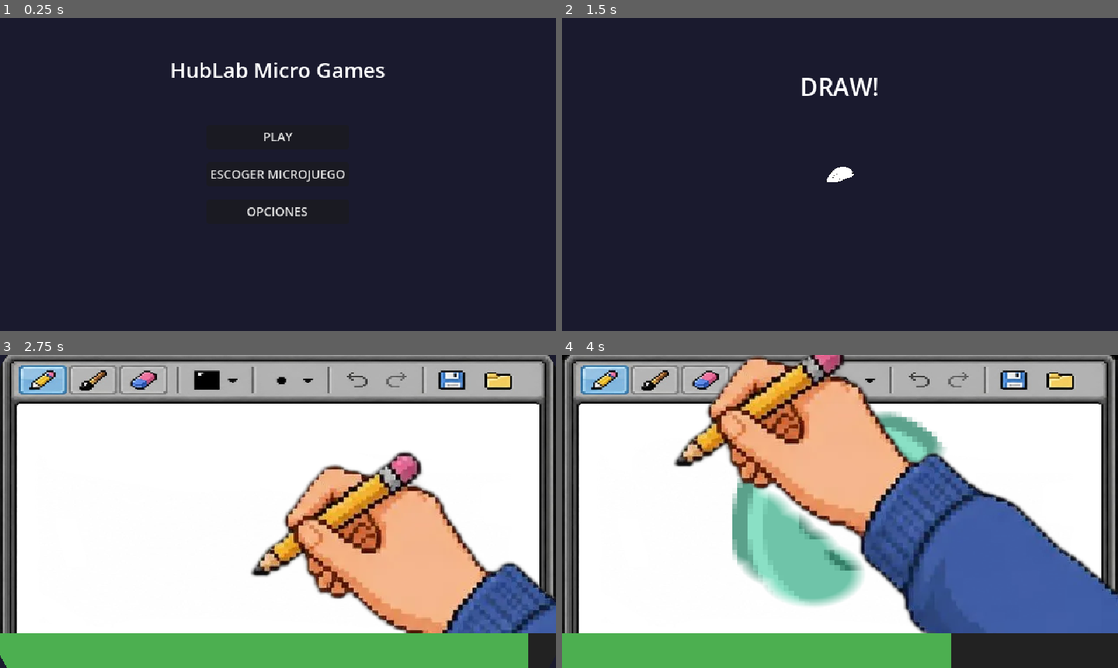
Above: before the commit, frames 1-4 (two rows, left to right).
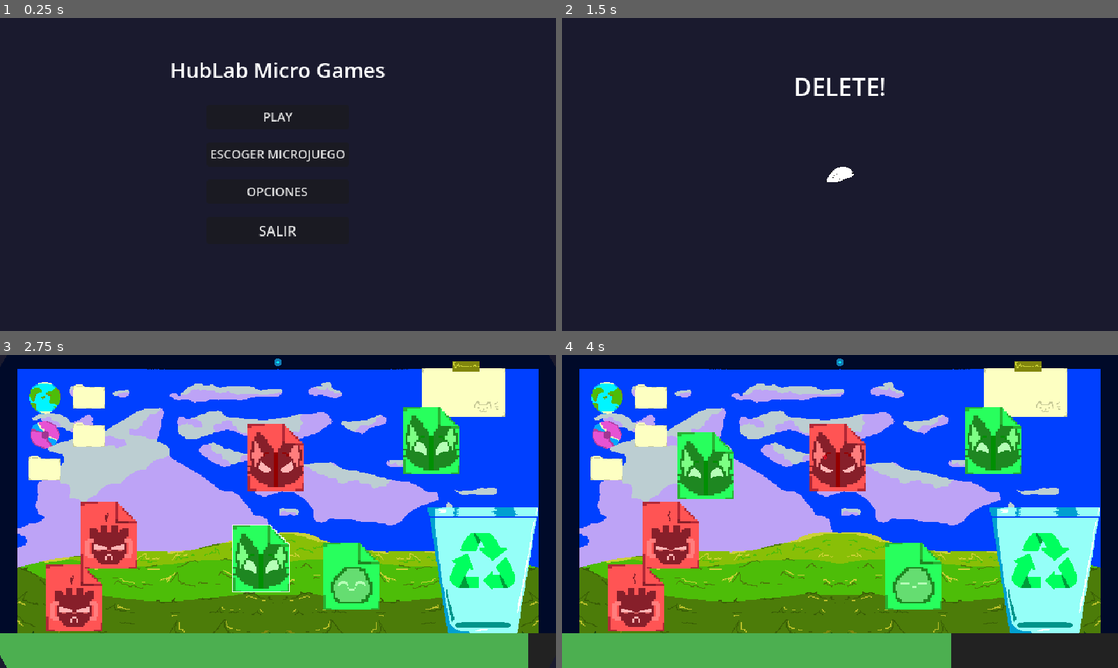
Above: after the commit, the same moments.

Repository: Vigoreum/prototype
Game: Godot game, scene res://menus/main_menu.tscn
Two runs of this game, one before a commit and one after it. Both use one fixed random seed, a clock stepped at 60 frames per second and the inputs below.
Inputs (mouse positions are in pixels of both pictures, inside the frame that each line leads up to):
- Up to frame 1 (0.25 s): no input
- Up to frame 2 (1.5 s): click "PLAY" at 0.5 s; tap Enter at 1.25 s; move the mouse to (962, 158) at 1.27 s; tap Backspace at 1.35 s; click (962, 158) at 1.42 s
- Up to frame 3 (2.75 s): tap Space (space_bar) at 2 s; drag from (166, 527) to (250, 574) at 2.02 s
- Up to frame 4 (4 s): move the mouse to (895, 442) at 2.77 s; tap Backspace at 2.85 s; click (895, 442) at 2.92 s; drag from (812, 574) to (673, 464) at 3.52 s

The runs differ from the first frame. In frame 1, 1.3% of the frame differs, in the area x 38-62%, y 30-70%; in frame 2, 0.6%; in frame 3, 88%; in frame 4, 88%, in the area x 0-100%, y 0-89%.

Commit message:
add CORRECT PASSWORD! microgame
- New microgame: type the 4-char password shown on a post-it before time runs out
- Direct keyboard capture (no LineEdit) so input never loses focus
- Password uses A-Z and 0-9 only, excludes Ñ and special chars
- All input forced to uppercase, case-insensitive matching
- Camera shake + clear on wrong input, retry until timeout
- Register microgame in GameManager play queue
- Placeholder visuals (monitor, post-it, input box)

Diff:
--- a/core/audio_manager.gd
+++ b/core/audio_manager.gd
@@ -1,9 +1,9 @@
 extends Node
 
 # Sonidos UI
-const HOVER_SOUND: AudioStream = preload("res://assets/audio/ui/hover.wav")
-const CLICK_POSITIVE_SOUND: AudioStream = preload("res://assets/audio/ui/click_positive.mp3")
-const CLICK_BACK_SOUND: AudioStream = preload("res://assets/audio/ui/click_back.wav")
+const HOVER_SOUND: AudioStream = preload("res://assets/audio/UI/hover.wav")
+const CLICK_POSITIVE_SOUND: AudioStream = preload("res://assets/audio/UI/click_positive.mp3")
+const CLICK_BACK_SOUND: AudioStream = preload("res://assets/audio/UI/click_back.wav")
 const CLICK_NEUTRAL_SOUND: AudioStream = preload("res://assets/audio/UI/click_neutral.wav")
 
 var ui_player: AudioStreamPlayer = null
--- a/core/game_manager.gd
+++ b/core/game_manager.gd
@@ -13,7 +13,8 @@
 	"res://microgames/usb/usb_data.tres",
 	"res://microgames/delete/delete_data.tres",
 	"res://microgames/draw/draw_data.tres",
-	"res://microgames/wake_up/wake_up_data.tres"
+	"res://microgames/wake_up/wake_up_data.tres",
+	"res://microgames/correct_password/correct_password_data.tres"
 ]
 
 const MAIN_MENU_SCENE: String = "res://menus/main_menu.tscn"
--- a/menus/main_menu.gd
+++ b/menus/main_menu.gd
@@ -3,19 +3,44 @@
 @onready var play_button: Button = $ButtonsContainer/PlayButton
 @onready var select_button: Button = $ButtonsContainer/SelectButton
 @onready var options_button: Button = $ButtonsContainer/OptionsButton
+@onready var exit_button: Button = $ButtonsContainer/ExitButton
+
+@onready var exit_confirm_panel: Control = $ExitConfirmPanel
+@onready var yes_button: Button = $ExitConfirmPanel/YesButton
+@onready var no_button: Button = $ExitConfirmPanel/NoButton
 
 func _ready() -> void:
 	AudioManager.register_button_positive(play_button)
 	AudioManager.register_button_neutral(select_button)
 	AudioManager.register_button_neutral(options_button)
+	AudioManager.register_button_back(exit_button)
+
+	# Botones del panel de confirmación
+	AudioManager.register_button_back(yes_button)
+	AudioManager.register_button_neutral(no_button)
+
+	# El panel arranca oculto
+	exit_confirm_panel.visible = false
 
 func _on_play_pressed() -> void:
 	GameManager.start_play_mode()
 
-
 func _on_select_pressed() -> void:
 	get_tree().change_scene_to_file("res://menus/microgame_select.tscn")
 
-
 func _on_options_pressed() -> void:
 	OptionsMenu.show_menu()
+
+func _on_exit_pressed() -> void:
+	exit_confirm_panel.visible = true
+
+func _on_yes_pressed() -> void:
+	get_tree().quit()
+
+func _on_no_pressed() -> void:
+	exit_confirm_panel.visible = false
+
+func _unhandled_input(event: InputEvent) -> void:
+	if exit_confirm_panel.visible and event.is_action_pressed("ui_cancel"):
+		exit_confirm_panel.visible = false
+		get_viewport().set_input_as_handled()
--- a/menus/main_menu.tscn
+++ b/menus/main_menu.tscn
@@ -42,10 +42,10 @@
 anchor_top = 0.5
 anchor_right = 0.5
 anchor_bottom = 0.5
-offset_left = -20.0
-offset_top = -20.0
-offset_right = 20.0
-offset_bottom = 20.0
+offset_left = -82.0
+offset_top = -80.0
+offset_right = 82.0
+offset_bottom = 80.0
 grow_horizontal = 2
 grow_vertical = 2
 theme_override_constants/separation = 15
@@ -65,6 +65,70 @@
 theme_override_font_sizes/font_size = 14
 text = "OPCIONES"
 
+[node name="ExitButton" type="Button" parent="ButtonsContainer" unique_id=1872442369]
+layout_mode = 2
+text = "SALIR"
+
+[node name="ExitConfirmPanel" type="Control" parent="." unique_id=2045423072]
+visible = false
+layout_mode = 1
+anchors_preset = 8
+anchor_left = 0.5
+anchor_top = 0.5
+anchor_right = 0.5
+anchor_bottom = 0.5
+offset_left = -150.0
+offset_top = -94.0
+offset_right = 150.0
+offset_bottom = 94.0
+grow_horizontal = 2
+grow_vertical = 2
+
+[node name="DimBackground" type="ColorRect" parent="ExitConfirmPanel" unique_id=604611430]
+layout_mode = 1
+anchors_preset = 15
+anchor_right = 1.0
+anchor_bottom = 1.0
+grow_horizontal = 2
+grow_vertical = 2
+color = Color(0, 0, 0, 1)
+
+[node name="Panel" type="PanelContainer" parent="ExitConfirmPanel" unique_id=1276918116]
+layout_mode = 1
+anchors_preset = 15
+anchor_right = 1.0
+anchor_bottom = 1.0
+grow_horizontal = 2
+grow_vertical = 2
+
+[node name="ConfirmLabel" type="Label" parent="ExitConfirmPanel" unique_id=2012073883]
+layout_mode = 1
+anchors_preset = 10
+anchor_right = 1.0
+offset_bottom = 23.0
+grow_horizontal = 2
+text = "¿Seguro que quieres salir?"
+horizontal_alignment = 1
+
+[node name="YesButton" type="Button" parent="ExitConfirmPanel" unique_id=1308131536]
+layout_mode = 0
+offset_left = 50.0
+offset_top = 77.0
+offset_right = 72.0
+offset_bottom = 108.0
+text = "SÍ"
+
+[node name="NoButton" type="Button" parent="ExitConfirmPanel" unique_id=844125770]
+layout_mode = 0
+offset_left = 204.0
+offset_top = 77.0
+offset_right = 238.0
+offset_bottom = 108.0
+text = "NO"
+
 [connection signal="pressed" from="ButtonsContainer/PlayButton" to="." method="_on_play_pressed"]
 [connection signal="pressed" from="ButtonsContainer/SelectButton" to="." method="_on_select_pressed"]
 [connection signal="pressed" from="ButtonsContainer/OptionsButton" to="." method="_on_options_pressed"]
+[connection signal="pressed" from="ButtonsContainer/ExitButton" to="." method="_on_exit_pressed"]
+[connection signal="pressed" from="ExitConfirmPanel/YesButton" to="." method="_on_yes_pressed"]
+[connection signal="pressed" from="ExitConfirmPanel/NoButton" to="." method="_on_no_pressed"]
--- /dev/null
+++ b/microgames/correct_password/correct_password.gd
@@ -0,0 +1,135 @@
+extends Node2D
+
+const PASSWORD_LENGTH: int = 4
+const WRONG_DELAY: float = 0.4
+const SHAKE_DURATION: float = 0.3
+const SHAKE_INTENSITY: float = 10.0
+# Caracteres válidos: A-Z (sin Ñ) + 0-9
+const VALID_CHARS: String = "ABCDEFGHIJKLMNOPQRSTUVWXYZ0123456789"
+
+@onready var password_label: Label = $PostIt/PasswordLabel
+@onready var typed_label: Label = $InputArea/TypedLabel
+@onready var input_area: Control = $InputArea
+
+var target_password: String = ""
+var typed_text: String = ""
+var has_finished: bool = false
+var is_locked: bool = false  # bloquea input durante el delay de error
+
+var timer_bar: Control = null
+
+const TimerBarScene: PackedScene = preload("res://menus/timer_bar.tscn")
+
+func _ready() -> void:
+	randomize()
+	_generate_password()
+	_update_typed_display()
+	if GameManager.is_in_play_mode:
+		_setup_timer_bar()
+
+func _generate_password() -> void:
+	target_password = ""
+	for i in PASSWORD_LENGTH:
+		var idx: int = randi() % VALID_CHARS.length()
+		target_password += VALID_CHARS[idx]
+	password_label.text = target_password
+
+func _setup_timer_bar() -> void:
+	timer_bar = TimerBarScene.instantiate()
+	var canvas: CanvasLayer = CanvasLayer.new()
+	add_child(canvas)
+	canvas.add_child(timer_bar)
+	timer_bar.time_up.connect(_on_time_up)
+	timer_bar.start(GameManager.get_microgame_duration())
+
+func _on_time_up() -> void:
+	if has_finished:
+		return
+	has_finished = true
+	GameManager.notify_microgame_timed_out()
+
+func _unhandled_input(event: InputEvent) -> void:
+	if has_finished or is_locked:
+		return
+
+	# Pausa con ESC
+	if event.is_action_pressed("ui_cancel"):
+		GameManager.try_open_pause_menu()
+		return
+
+	if event is InputEventKey and event.pressed and not event.echo:
+		_handle_key(event)
+
+func _handle_key(event: InputEventKey) -> void:
+	# Borrar con backspace
+	if event.keycode == KEY_BACKSPACE:
+		if typed_text.length() > 0:
+			typed_text = typed_text.substr(0, typed_text.length() - 1)
+			_update_typed_display()
+		return
+
+	# Solo aceptar si no llegamos al largo máximo
+	if typed_text.length() >= PASSWORD_LENGTH:
+		return
+
+	# Obtener el carácter tipeado como unicode
+	var unicode: int = event.unicode
+	if unicode == 0:
+		return
+
+	var character: String = char(unicode).to_upper()
+
+	# Validar que sea un carácter permitido
+	if not VALID_CHARS.contains(character):
+		return
+
+	typed_text += character
+	_update_typed_display()
+
+	# Si completó los 4, chequear
+	if typed_text.length() == PASSWORD_LENGTH:
+		_check_password()
+
+func _update_typed_display() -> void:
+	# Muestra lo tecleado, con guiones bajos para los espacios restantes
+	var display: String = typed_text
+	for i in range(typed_text.length(), PASSWORD_LENGTH):
+		display += "_"
+	typed_label.text = display
+
+func _check_password() -> void:
+	if typed_text == target_password:
+		_on_win()
+	else:
+		_on_wrong()
+
+func _on_wrong() -> void:
+	is_locked = true
+	_shake_camera()
+	# Delay antes de limpiar y dejar reintentar
+	await get_tree().create_timer(WRONG_DELAY).timeout
+	if has_finished:
+		return
+	typed_text = ""
+	_update_typed_display()
+	is_locked = false
+
+func _shake_camera() -> void:
+	# Shake del contenedor de input (placeholder; después será la cámara/pantalla)
+	var original_pos: Vector2 = input_area.position
+	var tween: Tween = create_tween()
+	for i in 6:
+		var offset: Vector2 = Vector2(
+			randf_range(-SHAKE_INTENSITY, SHAKE_INTENSITY),
+			randf_range(-SHAKE_INTENSITY, SHAKE_INTENSITY)
+		)
+		tween.tween_property(input_area, "position", original_pos + offset, SHAKE_DURATION / 6.0)
+	tween.tween_property(input_area, "position", original_pos, 0.05)
+
+func _on_win() -> void:
+	if has_finished:
+		return
+	has_finished = true
+	if timer_bar != null:
+		timer_bar.stop()
+	GameManager.notify_microgame_won()
--- /dev/null
+++ b/microgames/correct_password/correct_password.tscn
@@ -0,0 +1,59 @@
+[gd_scene format=3 uid="uid://bf2g46fo25arh"]
+
+[ext_resource type="Script" uid="uid://dixqe5fg12ebf" path="res://microgames/correct_password/correct_password.gd" id="1_g11v0"]
+
+[node name="Node2D" type="Node2D" unique_id=133868039]
+script = ExtResource("1_g11v0")
+
+[node name="Background" type="ColorRect" parent="." unique_id=1318483578]
+offset_right = 640.0
+offset_bottom = 360.0
+size_flags_horizontal = 0
+color = Color(0.6872149, 0.68721503, 0.6872149, 1)
+
+[node name="PostIt" type="ColorRect" parent="." unique_id=40279381]
+offset_left = 396.0
+offset_top = 24.0
+offset_right = 501.0
+offset_bottom = 129.0
+color = Color(0.7426591, 0.7324335, 0, 1)
+
+[node name="PasswordLabel" type="Label" parent="PostIt" unique_id=90062974]
+layout_mode = 1
+anchors_preset = 14
+anchor_top = 0.5
+anchor_right = 1.0
+anchor_bottom = 0.5
+offset_top = -11.5
+offset_bottom = 11.5
+grow_horizontal = 2
+grow_vertical = 2
+horizontal_alignment = 1
+vertical_alignment = 1
+
+[node name="InputArea" type="Control" parent="." unique_id=1190084670]
+layout_mode = 3
+anchors_preset = 0
+offset_left = 169.0
+offset_top = 165.0
+offset_right = 423.0
+offset_bottom = 206.0
+
+[node name="InputBox" type="ColorRect" parent="InputArea" unique_id=684062799]
+layout_mode = 1
+anchors_preset = 15
+anchor_right = 1.0
+anchor_bottom = 1.0
+grow_horizontal = 2
+grow_vertical = 2
+
+[node name="TypedLabel" type="Label" parent="InputArea" unique_id=993062817]
+layout_mode = 1
+anchors_preset = 15
+anchor_right = 1.0
+anchor_bottom = 1.0
+grow_horizontal = 2
+grow_vertical = 2
+theme_override_colors/font_color = Color(0, 0, 0, 1)
+horizontal_alignment = 1
+vertical_alignment = 1
--- /dev/null
+++ b/microgames/correct_password/correct_password_data.tres
@@ -0,0 +1,11 @@
+[gd_resource type="Resource" script_class="MicrogameData" format=3 uid="uid://bg3kvv2o5p45e"]
+
+[ext_resource type="Script" uid="uid://dxkw05awcinlf" path="res://core/control_data.gd" id="1_14b5s"]
+[ext_resource type="PackedScene" uid="uid://bf2g46fo25arh" path="res://microgames/correct_password/correct_password.tscn" id="2_e64xg"]
+[ext_resource type="Script" uid="uid://b6kx6kf7cjb5o" path="res://core/microgame_data.gd" id="2_lolgd"]
+
+[resource]
+script = ExtResource("2_lolgd")
+title = "CORRECT PASSWORD!"
+scene = ExtResource("2_e64xg")
+metadata/_custom_type_script = "uid://b6kx6kf7cjb5o"
--- a/project.godot
+++ b/project.godot
@@ -10,7 +10,7 @@
 
 [application]
 
-config/name="prototype-game"
+config/name="Tecno - Dash"
 run/main_scene="uid://c66pno1fugtcl"
 config/features=PackedStringArray("4.6", "Forward Plus")
 
@@ -28,6 +28,7 @@
 
 window/size/viewport_width=640
 window/size/viewport_height=360
+window/size/mode=3
 window/size/window_width_override=1280
 window/size/window_height_override=720
 window/stretch/mode="viewport"
Not shown, added: export_presets.cfg
Not shown, added: microgames/correct_password/correct_password.gd.uid
